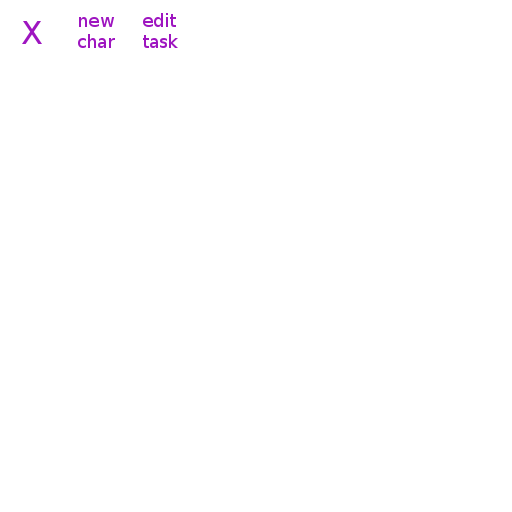
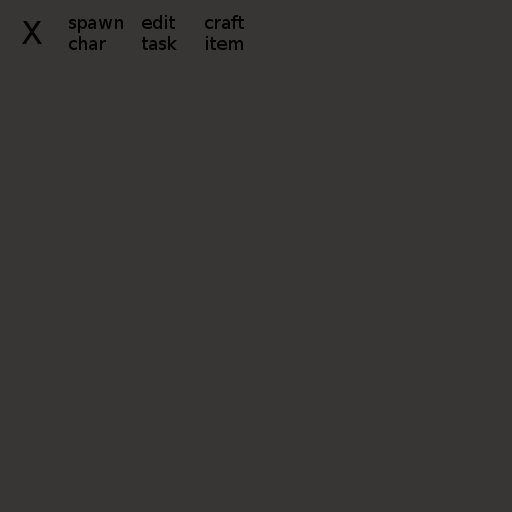
Comparing the layer stacks of the two 512 × 512 images. Changes:
painted on "edit task" over [142, 13, 178, 50]
renamed "new char" to "spawn char", painted on it over [69, 17, 123, 50]
added layer "craft item" above "X" over [205, 15, 244, 50]
renamed "Xm" to "X", painted on it over [22, 21, 42, 44]
painted on "Background" over [0, 0, 512, 512]
